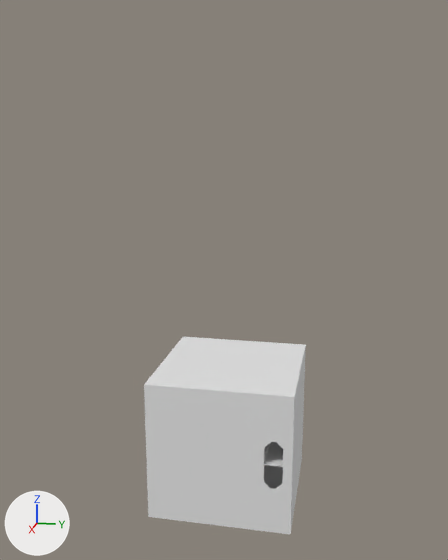
The Blender file 5_Applicativo/Models/Rooms/ShowRoom/show room.blend as it was, and as the next commit left it.
Before and after are seen from a camera (50 mm lens) standing at (334.0, 62.0, 173.0) and looking at (1.0, -4.0, 90.0). Arrows for +X, +Y and +Z are at lower left; the lights stay in place.

Script lines for the objects in view, before the commit:
```python
me_cube_004 = bpy.data.meshes.new('Cube.004')
me_cube_004.from_pydata(...)  # 1348 vertices, 1120 faces; spans x -8.0..8.0, y -8.0..8.0, z -452.0..348.0
# faces by material slot: [1086, 34]
me_cube_004.materials.append(mat_material)  # white #e7e7e7
me_cube_004.materials.append(mat_emission)  # red #ff0022
ob_cube_003 = bpy.data.objects.new('Cube.003', me_cube_004)
ob_cube_003.location = (0.0, 0.6, 5.2)
ob_cube_003.scale = (5.0, 5.0, 0.1)
```
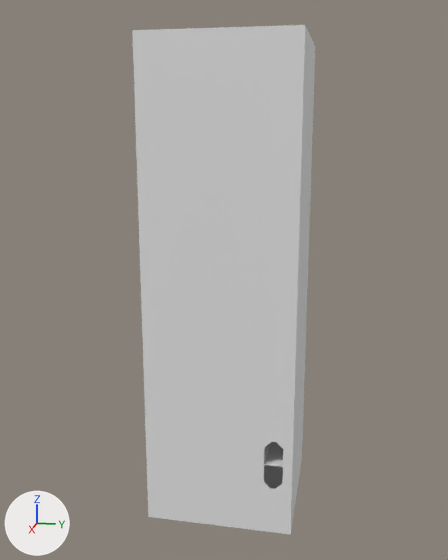
Boxes (x1, y1, x2, y2) around the edits, measured in the pictures (448 x 560 px):
'Cube.003', reshaped (13% wider, 158% taller): before (144, 337, 306, 534); after (132, 25, 315, 534)
part 1 of me_cube_004, built on: before (144, 337, 306, 534)
part 2 of me_cube_004, added: after (132, 25, 315, 534)

What the commit changed:
me_cube_004 is used by ob_cube_003; location (0.0, 0.6, 5.2); scale (5.0, 5.0, 0.1).
me_cube_004 had 1348 vertices, 1120 faces and spanned x -8.0..8.0, y -8.0..8.0, z -452.0..348.0.
me_cube_004 now has 1796 vertices, 1456 faces and spans x -8.0..8.0, y -8.0..8.0, z -452.0..2118.0.
me_cube_004 part 1: 8 vertices removed from x -8.0..8.0, y -8.0..8.0, z 343.0..348.0; 448 vertices added at x -8.0..8.0, y -8.0..5.0, z 10.0..1386.0.
me_cube_004 part 2: 8 vertices added at x -8.0..8.0, y -8.0..8.0, z 2113.0..2118.0.
